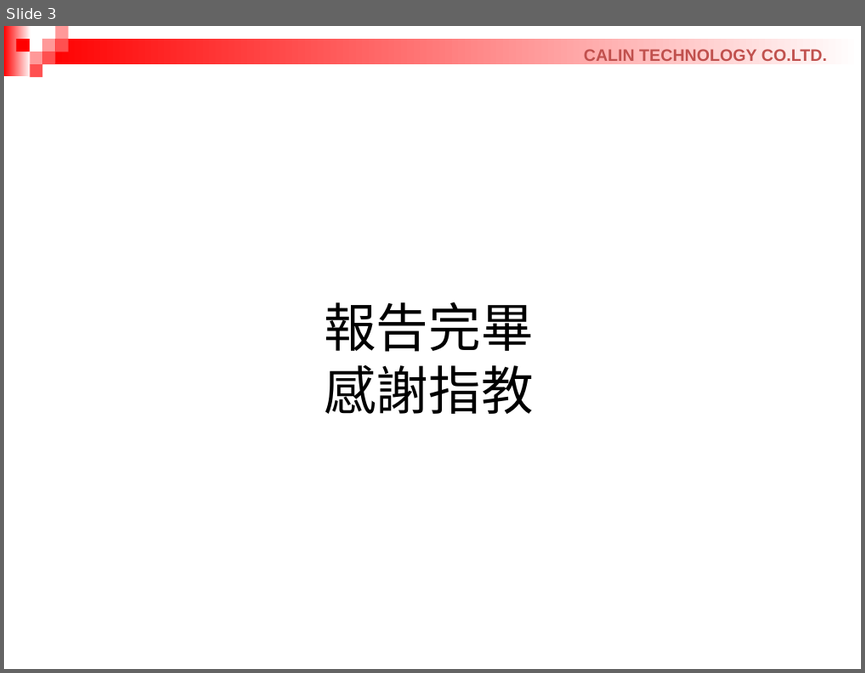
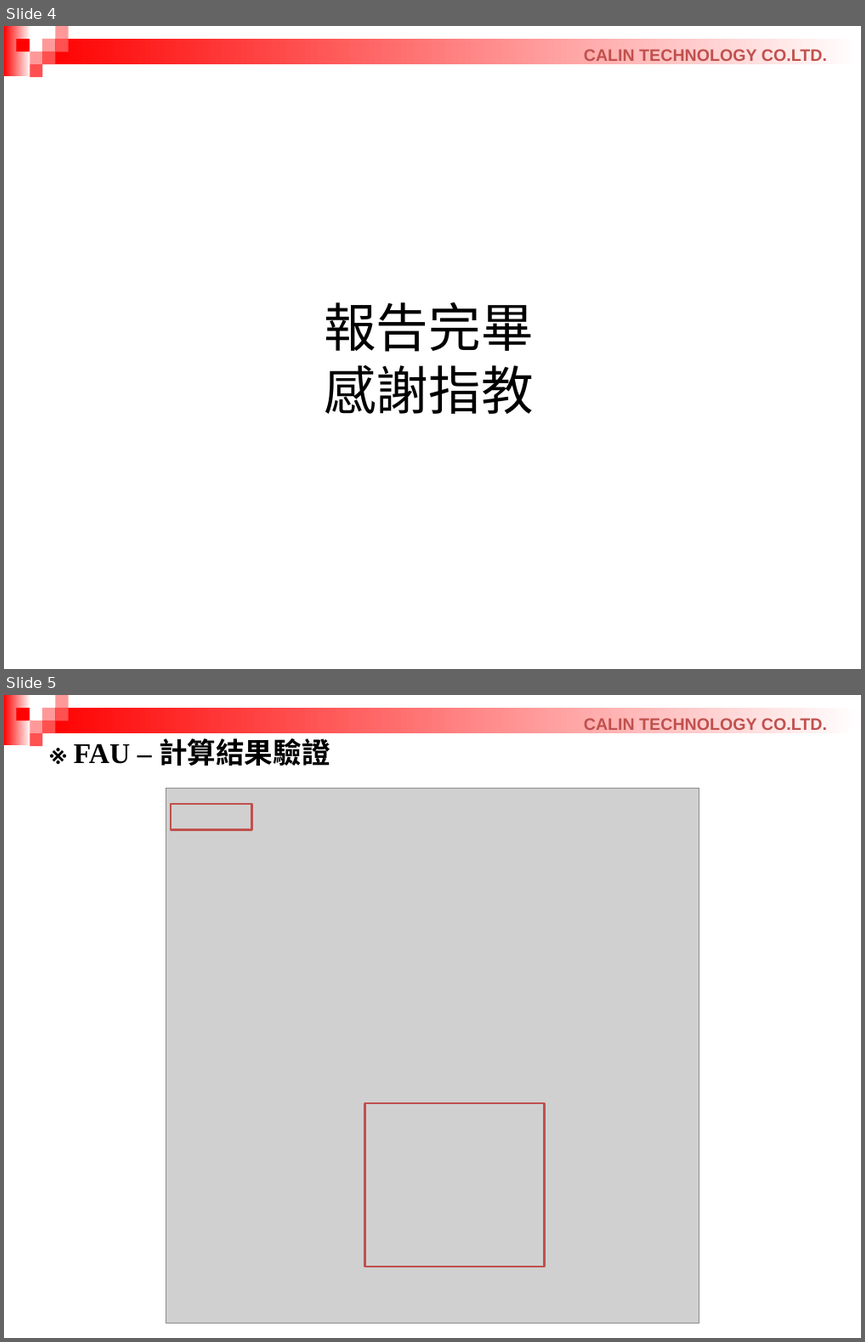
Before and after one commit to RaphWu/GitExchange, a slide deck: 週報/治工具設計課週報_吳仁中 20261103.pptx. Shown one above the other, each under a label of ours: slide 3 before the commit, slides 4 and 5 after it. The pictures are 865x673 and 865x1342 pixels, drawn with LibreOffice and Linux fonts; fonts in the diff are those of the drawing; grey boxes stand for pictures. Boxes give left, top, right and bottom in pixels: in the first picture for what was removed or moved away, otherwise in the second. Text is boxed around its words. In the diff, an @@ line names an element or a change of style, - is before the commit and + after.

```diff
--- a/週報/治工具設計課週報_吳仁中 20261103.pptx
+++ b/週報/治工具設計課週報_吳仁中 20261103.pptx
@@ slide 5 added at (4, 695, 861, 1338), background #FFFFFF; not listed: 10 template elements that a slide beside it also shows @@
@@ text added at (74, 738, 330, 766), 24 pt, text #000000, bold @@
+※ FAU – 計算結果驗證
@@ picture added at (166, 788, 698, 1323) @@
@@ rectangle added at (171, 804, 251, 829), outline #C0504D 2 pt @@
@@ rectangle added at (364, 1103, 545, 1266), outline #C0504D 2 pt @@
@@ what was slide 3 is now slide 4 @@
```
Also in this commit, not shown: 2 slides changed, 2 other slides added, 2 slides removed, 7 other files.
